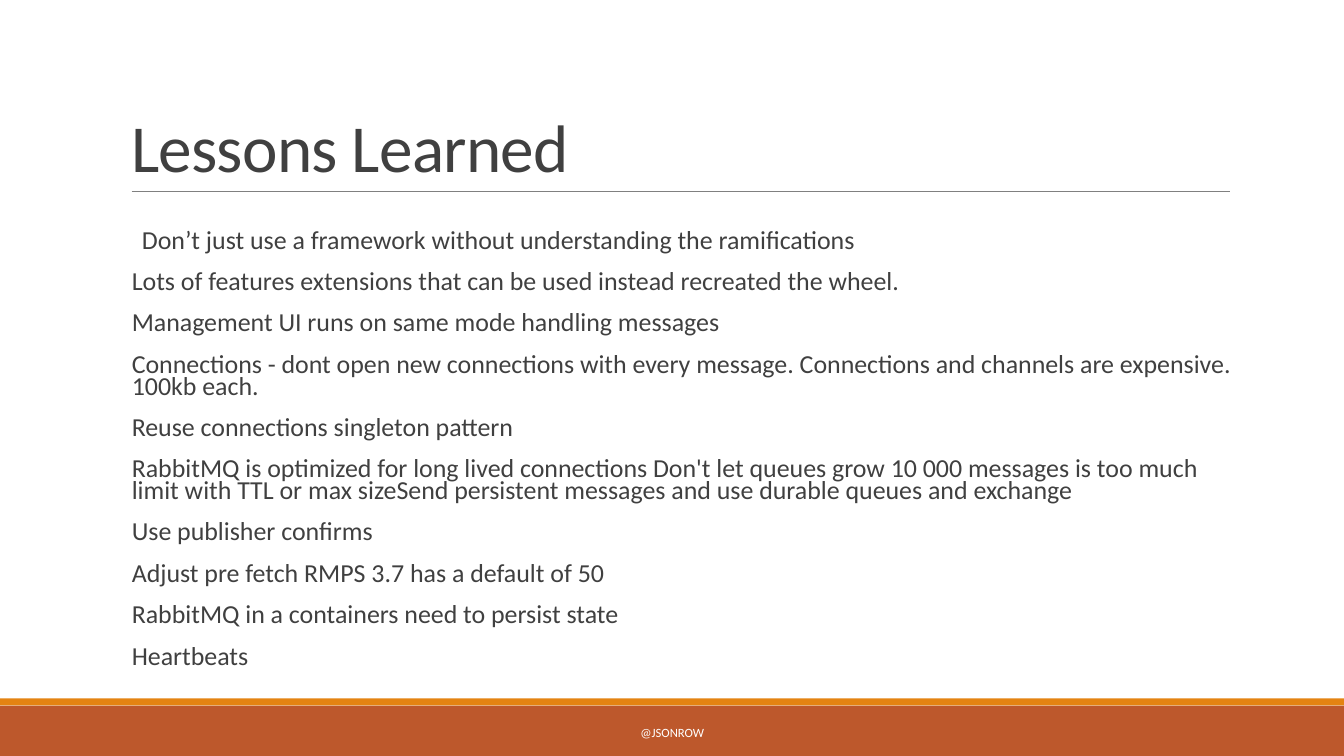
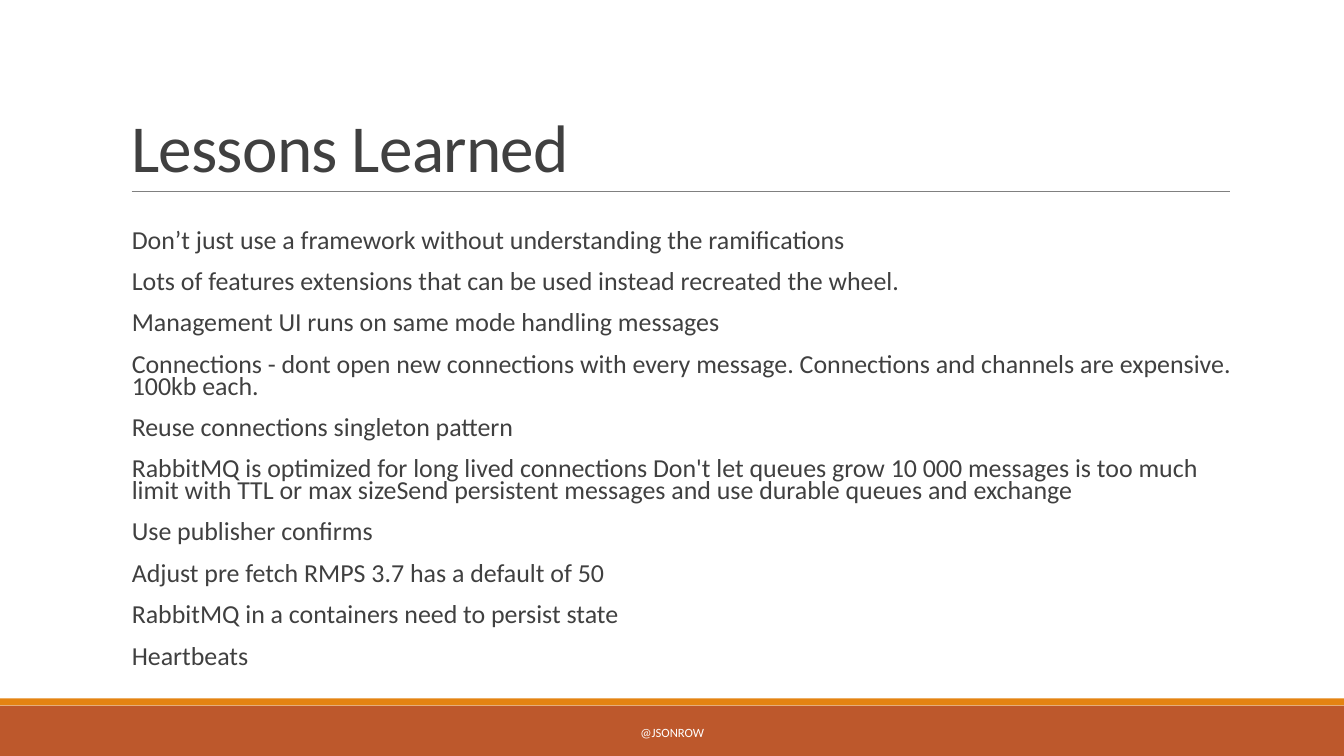
Before and after one commit to JasonRowe/TCCC23, a slide deck: slide 21 of Microservice_plumbing_with_RabbitMQ.pptx (slide 17 before the commit). Drawn at 1344x756 pixels with LibreOffice and Linux fonts; fonts in the diff are those of the drawing. Boxes give left, top, right and bottom in pixels: in the first picture for what was removed or moved away, otherwise in the second. Text is boxed around its words. In the diff, an @@ line names an element or a change of style, - is before the commit and + after.

```diff
--- a/Microservice_plumbing_with_RabbitMQ.pptx
+++ b/Microservice_plumbing_with_RabbitMQ.pptx
@@ text at [132, 231, 844, 254]: bullet   to none @@
```
Also in this commit, not shown: 10 other slides changed, 3 slides added, 11 slides removed, 5 other files.
